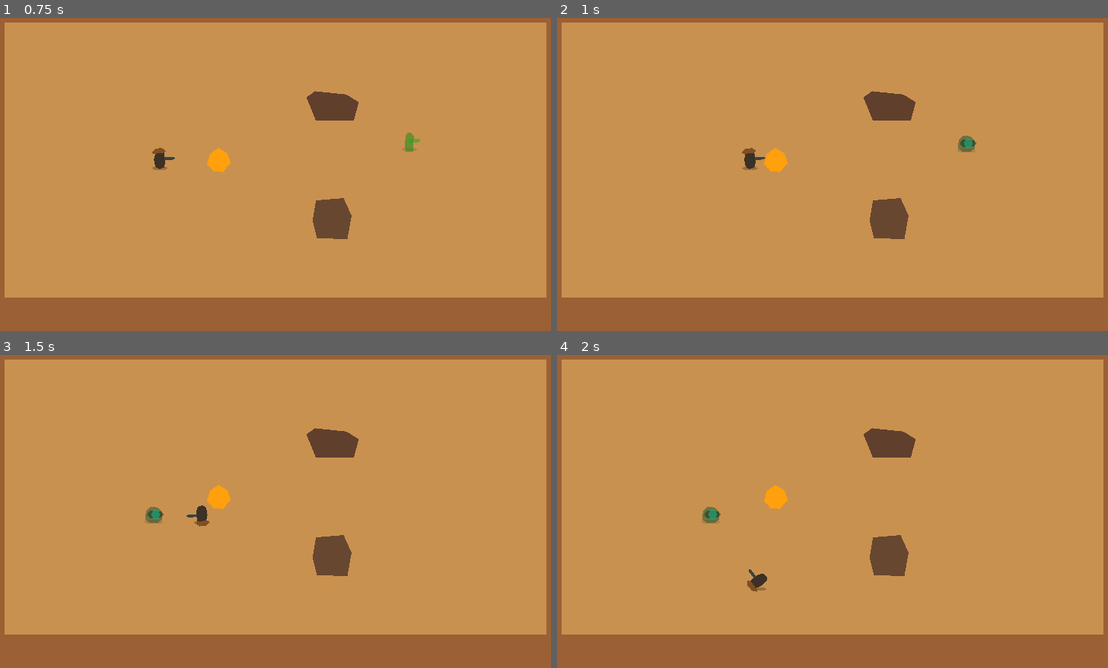
Above: before the commit, frames 1-4 (two rows, left to right).
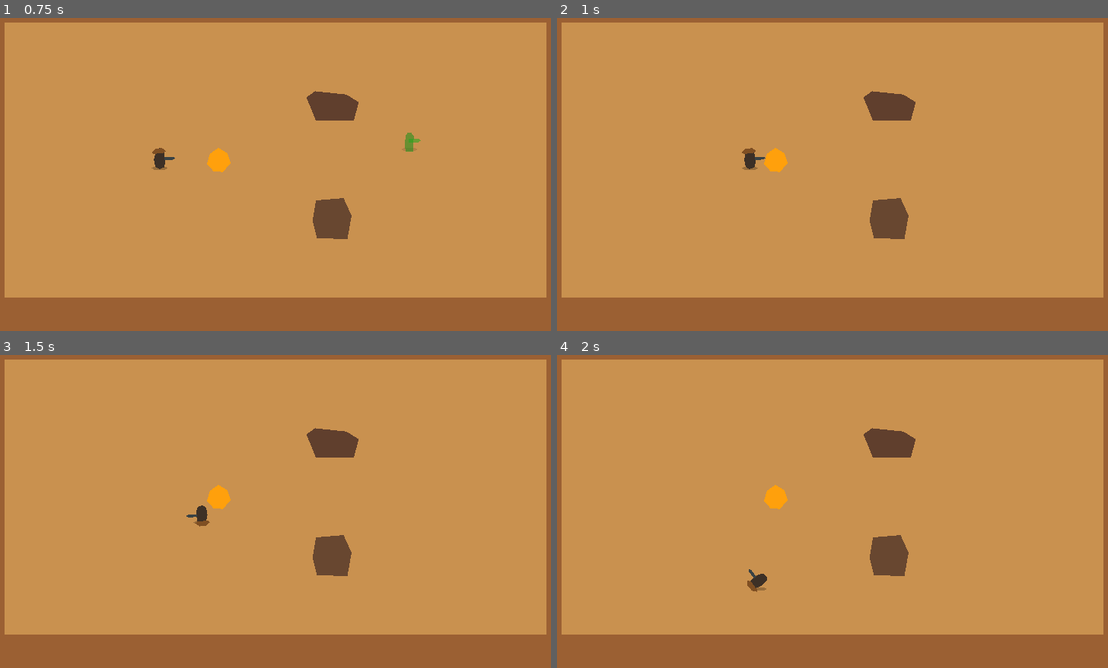
Above: after the commit, the same moments.

Repository: motomotoo1997-art/monster-quest
Game: Godot game, scene res://scenes/main/Main.tscn
Same seed, same stepped clock (60 frames per second), same inputs: the game is played once before the commit and once after it.
Inputs (mouse positions are in pixels of both pictures, inside the frame that each line leads up to):
- Up to frame 1 (0.75 s): tap Enter at 0.5 s; move the mouse to (407, 143) at 0.52 s; hold D (move_right) from 0.53 s (still down); tap E (ability_e) at 0.6 s
- Up to frame 2 (1 s): keep holding D (move_right); tap Q (ability_q) at 0.8 s
- Up to frame 3 (1.5 s): move the mouse to (154, 514) at 1.27 s; release D (move_right) at 1.28 s; hold S (move_down) from 1.28 s (still down); tap Q (ability_q) at 1.35 s
- Up to frame 4 (2 s): keep holding S (move_down); tap R (ability_r) at 1.55 s

Frame 1 is identical in both runs. In frame 2, 0.1% of the frame differs, in the area x 72-77%, y 37-43%; in frame 3, 0.1%; in frame 4, 0.1%.

Commit message:
feat: gate defenses by arena progression

Diff:
--- a/gold-rush-roguelike/scripts/systems/build_controller.gd
+++ b/gold-rush-roguelike/scripts/systems/build_controller.gd
@@ -4,6 +4,7 @@
 signal selection_changed(slot: int)
 signal preview_validity_changed(valid: bool)
 signal defense_built(defense: DefenseBase)
+signal defense_unlocked(slot: int)
 
 @export var economy_path: NodePath
 @export var defense_scenes: Array[PackedScene] = []
@@ -12,6 +13,7 @@
 
 var selected_slot: int = 0
 var preview_instance: DefenseBase
+var unlocked_slots: Array[int] = [2]
 var _last_preview_valid := false
 var economy: EconomyController
 
@@ -48,12 +50,24 @@
 
 
 func select_defense(slot: int) -> void:
-	if slot < 1 or slot > defense_scenes.size():
+	if slot < 1 or slot > defense_scenes.size() or not is_unlocked(slot):
 		selected_slot = 0
 		selection_changed.emit(selected_slot)
 		return
 	selected_slot = slot
 	selection_changed.emit(selected_slot)
+
+
+func unlock_defense(slot: int) -> void:
+	if slot < 1 or slot > defense_scenes.size() or unlocked_slots.has(slot):
+		return
+	unlocked_slots.append(slot)
+	unlocked_slots.sort()
+	defense_unlocked.emit(slot)
+
+
+func is_unlocked(slot: int) -> bool:
+	return unlocked_slots.has(slot)
 
 
 func begin_preview() -> void:
@@ -109,13 +123,15 @@
 
 
 func trigger_tnt() -> void:
+	if not is_unlocked(3):
+		return
 	for defense in get_tree().get_nodes_in_group("defenses"):
 		if defense is TNTBarrel:
 			(defense as TNTBarrel).trigger()
 
 
 func _get_selected_scene() -> PackedScene:
-	if selected_slot < 1 or selected_slot > defense_scenes.size():
+	if selected_slot < 1 or selected_slot > defense_scenes.size() or not is_unlocked(selected_slot):
 		return null
 	return defense_scenes[selected_slot - 1]
 
